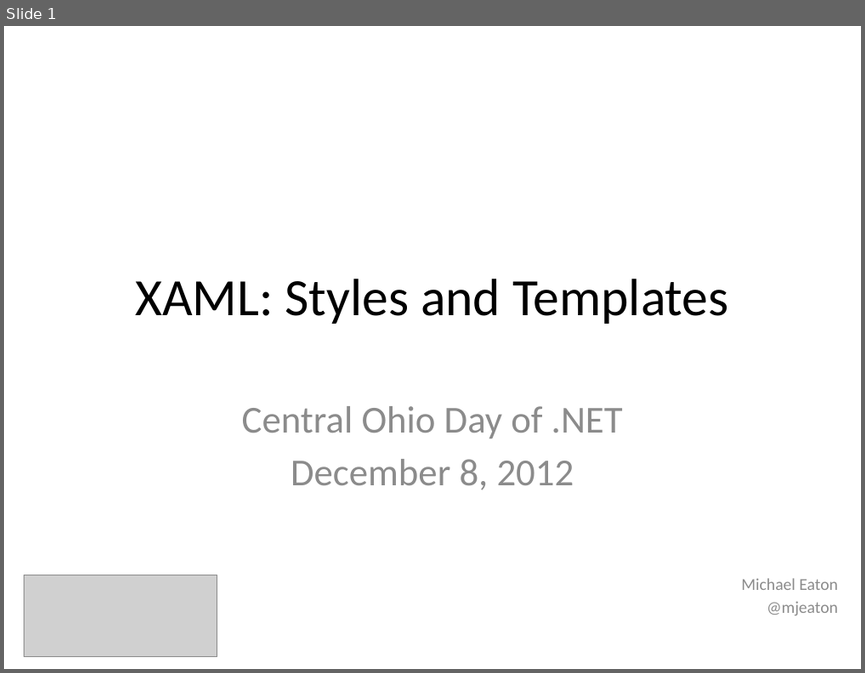
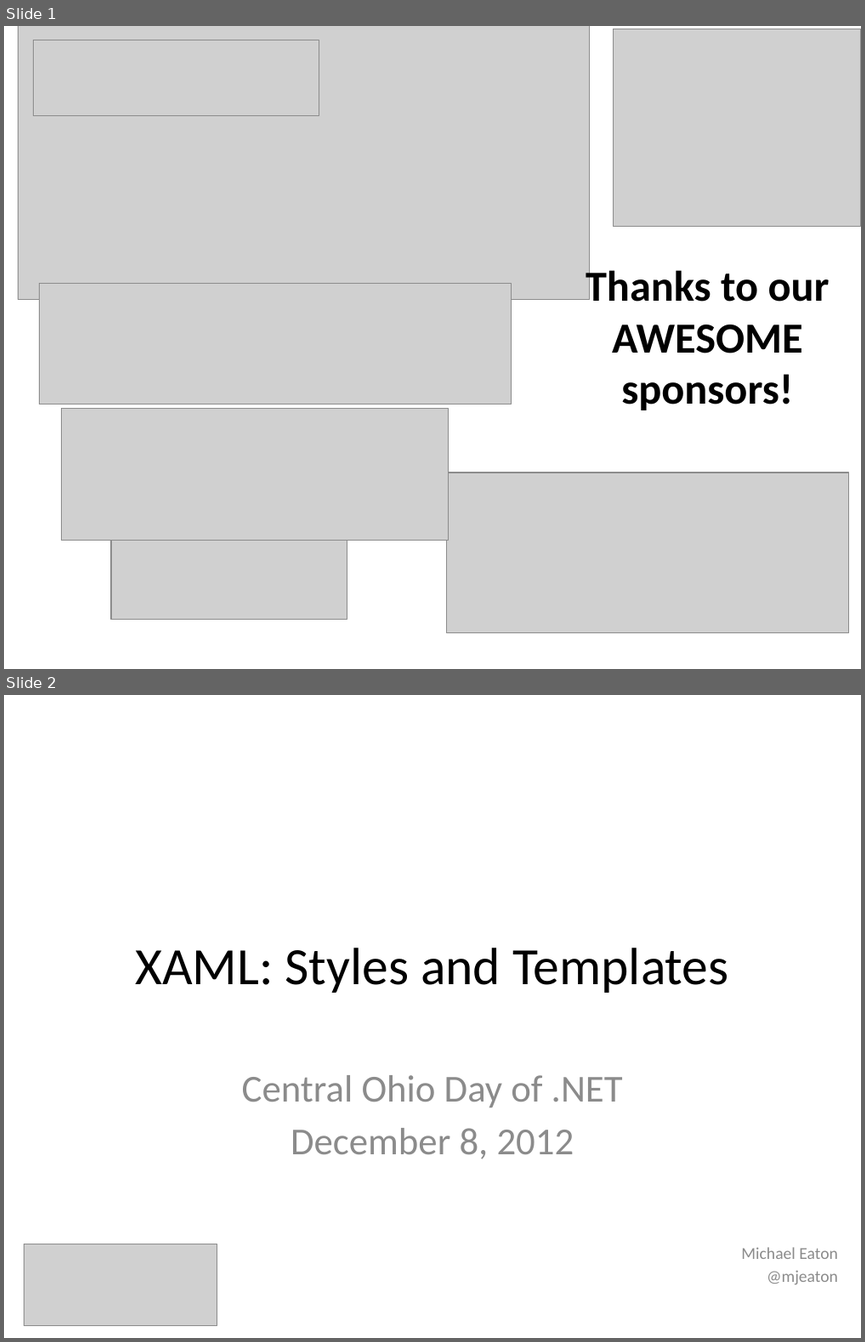
Before and after one commit to mjeaton/presentations, a slide deck: 2012/CODODN/XAML_StylesAndTemplates.pptx. Shown one above the other, each under a label of ours: slide 1 before the commit, slides 1 and 2 after it. The pictures are 865x673 and 865x1342 pixels, drawn with LibreOffice and Linux fonts; fonts in the diff are those of the drawing; grey boxes stand for pictures. Boxes give left, top, right and bottom in pixels: in the first picture for what was removed or moved away, otherwise in the second. Text is boxed around its words. In the diff, an @@ line names an element or a change of style, - is before the commit and + after.

Commit message:
misc tweaks for central ohio day of .net

```diff
--- a/2012/CODODN/XAML_StylesAndTemplates.pptx
+++ b/2012/CODODN/XAML_StylesAndTemplates.pptx
@@ slide 1 added at [4,26,861,669], background #FFFFFF @@
@@ picture added at [18,26,590,300] @@
@@ picture added at [33,40,318,116] @@
@@ picture added at [613,29,861,227] @@
@@ text added at [585,266,829,410], 36 pt, text #000000, bold @@
+Thanks to our AWESOME sponsors!
@@ picture added at [40,283,511,404] @@
@@ picture added at [62,408,448,540] @@
@@ picture added at [447,472,849,634] @@
@@ picture added at [111,537,347,619] @@
@@ what was slide 1 is now slide 2 @@
```
